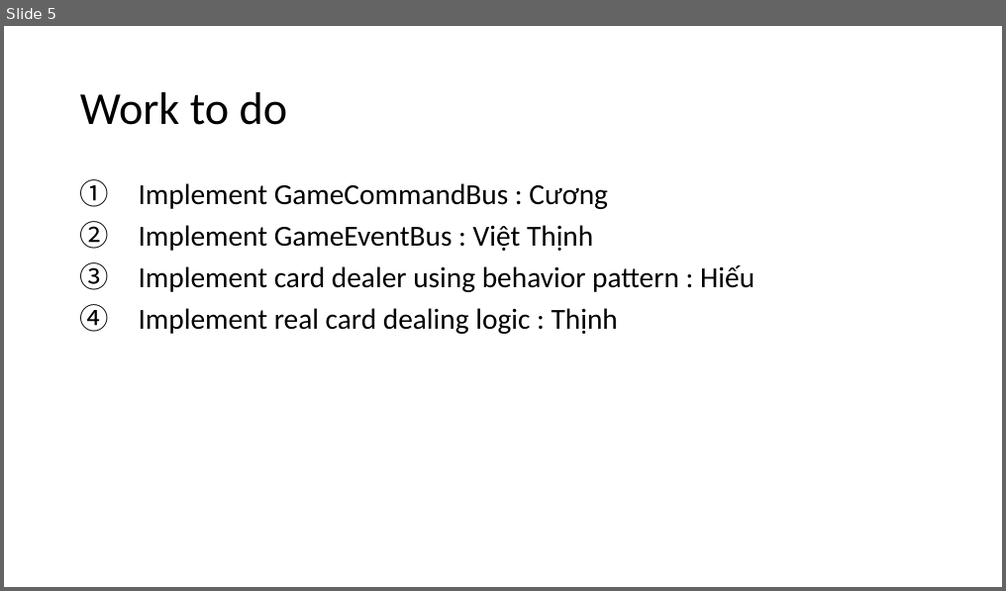
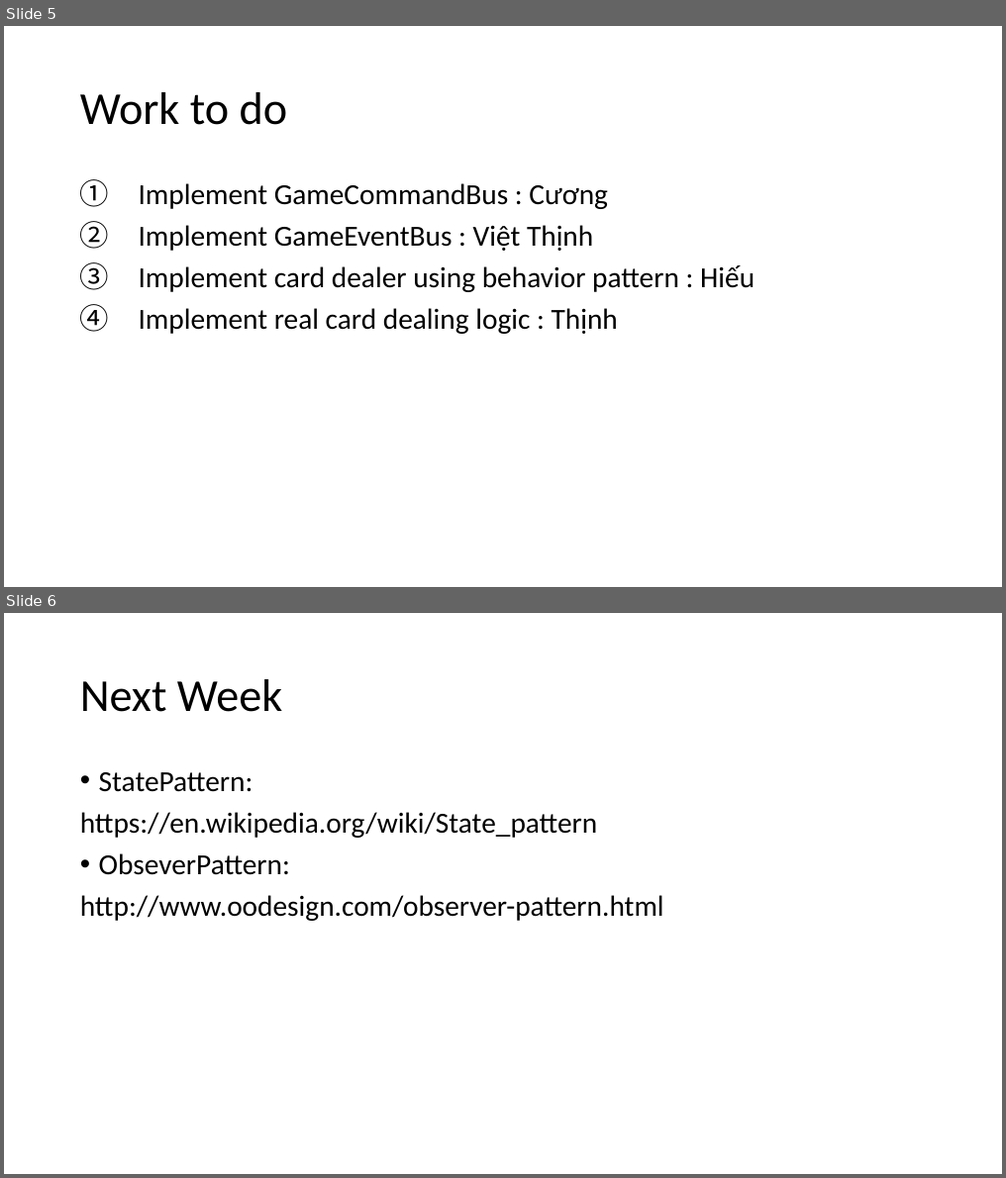
Before and after one commit to NguyenDonuts/DesignPatternTraining, a slide deck: Documents/Week2_Project_Design.pptx. Shown one above the other, each under a label of ours: slide 5 before the commit, slides 5 and 6 after it. The pictures are 1006x591 and 1006x1178 pixels, drawn with LibreOffice and Linux fonts; fonts in the diff are those of the drawing. Boxes give left, top, right and bottom in pixels: in the first picture for what was removed or moved away, otherwise in the second. Text is boxed around its words. In the diff, an @@ line names an element or a change of style, - is before the commit and + after.

Commit message:
add W3 patterns to slide

```diff
--- a/Documents/Week2_Project_Design.pptx
+++ b/Documents/Week2_Project_Design.pptx
@@ slide 6 added at <box>4,613,1002,1174</box>, background #FFFFFF @@
@@ title added at <box>80,679,282,712</box>, 44 pt, text #000000 @@
+Next Week
@@ text added at <box>80,772,664,921</box>, 28 pt, text #000000 @@
+• StatePattern:
+https://en.wikipedia.org/wiki/State_pattern
+• ObseverPattern:
+http://www.oodesign.com/observer-pattern.html
```
